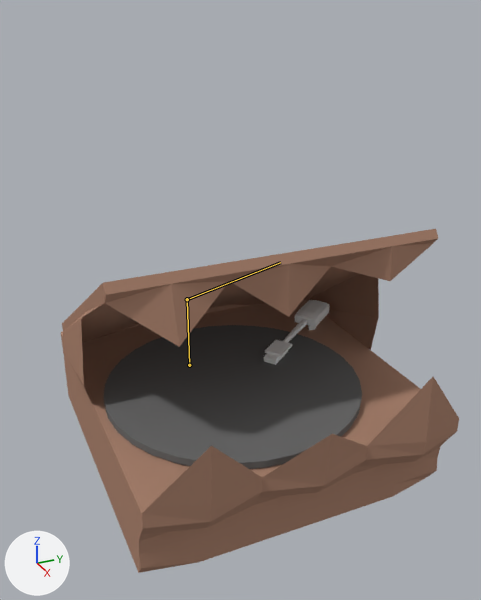
Two versions of the Blender file Assets/Models/vinyl_player_monster.blend, one commit apart.
Camera for both pictures: a 50 mm lens placed at (3.72, -1.61, 2.63), pointed at (0.22, -0.04, 0.89). Lighting does not change. The marker at lower left points along +X, +Y and +Z. The bones that bend it are drawn over the model as lines.

Names of what the first picture shows: 'Box', 'PlayerBox', 'Vinyl', 'Vinyl Lid'.
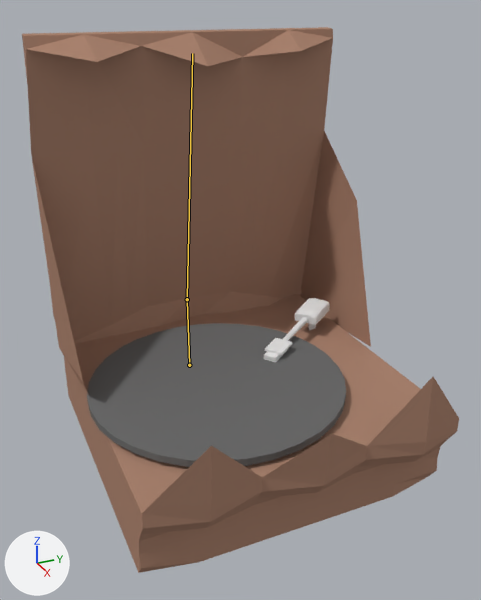
The newer file adds an action. The first version stands in its rest pose; the second is drawn at frame 10 of the action 'Chewing'.

What the commit changed:
Bone 'Bone.002' (bone_bone_002) moves from (0.0, 0.0, 0.0) to (-0.898, 0.408, 0.393).
Bone 'Bone.002' (bone_bone_002) turns from (0, 0, 0) to (0, 0, 52) degrees about its own x, y and z.
Bone 'Bone.002' (bone_bone_002) is rescaled from (1.0, 1.0, 1.0) to (1.05, 1.05, 1.05).

What differs and where, as boxes [x1, y1, x2, y2] in the pictures (481 x 600 px):
'Vinyl Lid', posed (7% narrower, 110% taller): before [62, 229, 438, 404]; after [22, 27, 371, 395]
'Vinyl', posed: before [104, 325, 362, 469]; after [87, 323, 346, 467]
'Box', posed: before [295, 300, 330, 331]; after [295, 298, 330, 330]
'Cube', posed: before [264, 340, 292, 365]; after [264, 338, 292, 363]
'Handle', posed: before [283, 319, 308, 343]; after [283, 317, 308, 341]
bone 'Bone.002', root to tip: before (187, 299) to (280, 262); after (187, 299) to (192, 53)
